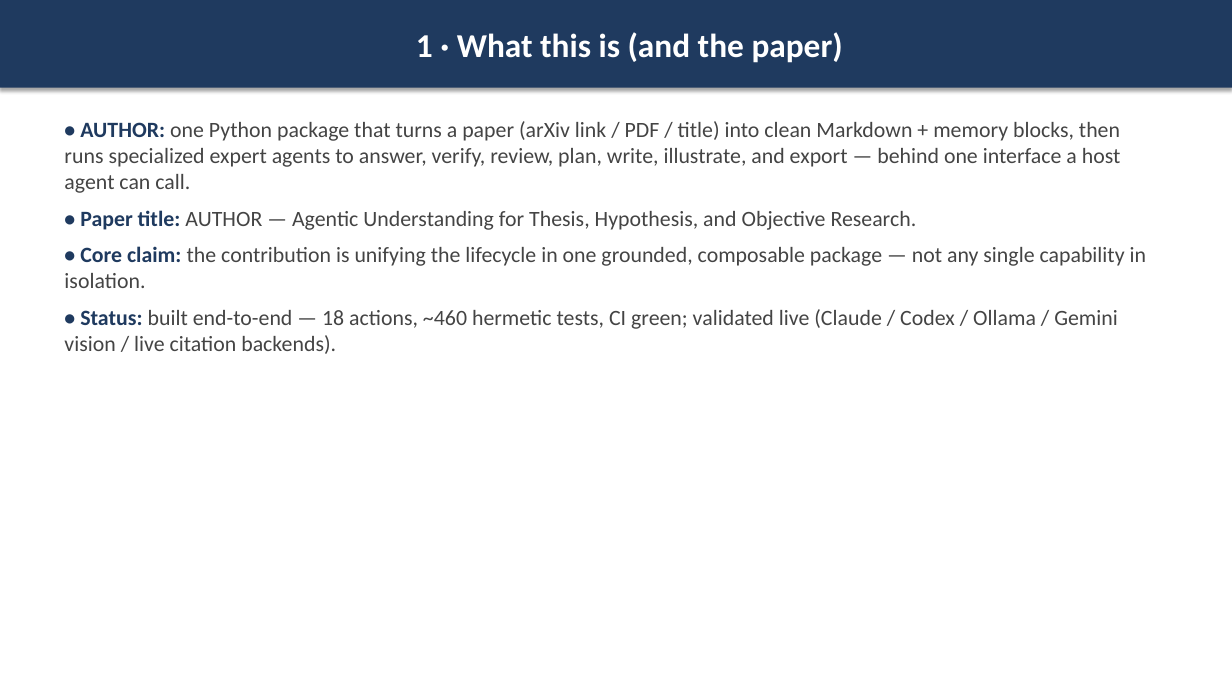
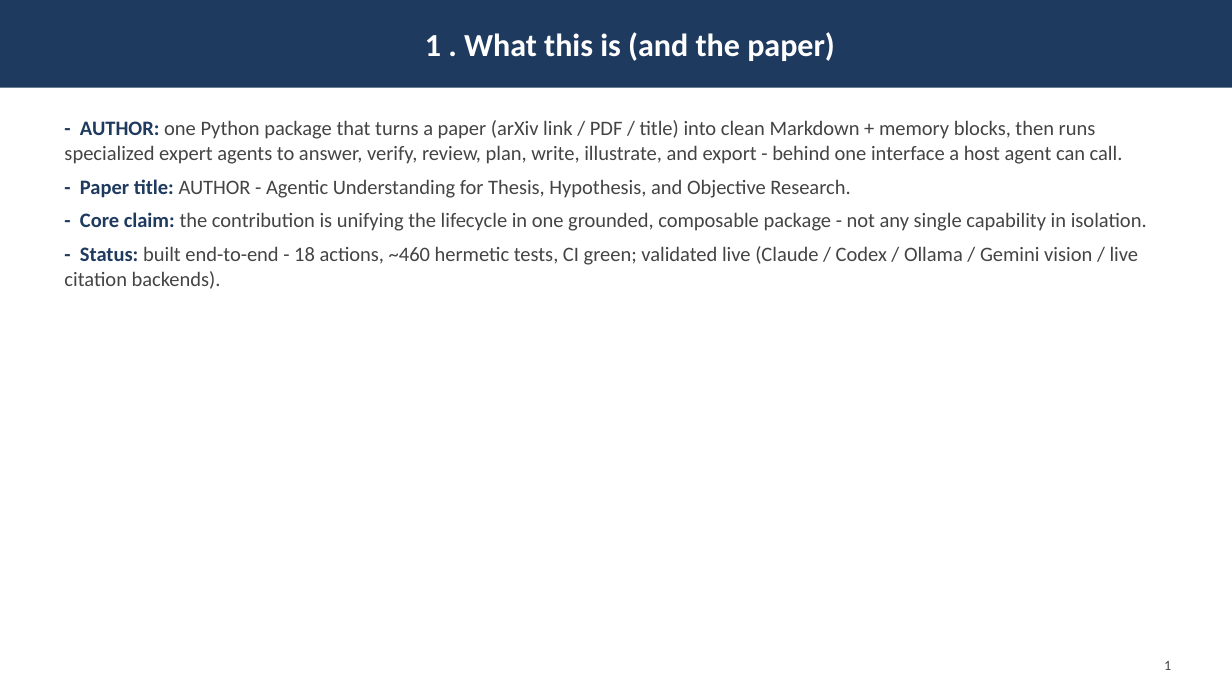
Before and after one commit to iowarp/clio-author, a slide deck: slide 2 of docs/AUTHOR.pptx. Drawn at 1232x693 pixels with LibreOffice and Linux fonts; fonts in the diff are those of the drawing. Boxes give left, top, right and bottom in pixels: in the first picture for what was removed or moved away, otherwise in the second. Text is boxed around its words. In the diff, an @@ line names an element or a change of style, - is before the commit and + after.

```diff
--- a/docs/AUTHOR.pptx
+++ b/docs/AUTHOR.pptx
@@ rectangle "1 . What this is ..." at bbox=[0, 0, 1232, 88]: shadow off @@
@@ text in rectangle at bbox=[425, 32, 835, 61]: text changed; size 26 to 25 pt @@
-1 · What this is (and the paper)
+1 . What this is (and the paper)
@@ text at bbox=[64, 120, 1147, 289]: text changed; size 17 to 16 pt @@
-• AUTHOR: one Python package that turns a paper (arXiv link / PDF / title) into clean Markdown + memory blocks, then runs specialized expert agents to answer, verify, review, plan, write, illustrate, and export — behind one interface a host agent can call.
-• Paper title: AUTHOR — Agentic Understanding for Thesis, Hypothesis, and Objective Research.
-• Core claim: the contribution is unifying the lifecycle in one grounded, composable package — not any single capability in isolation.
-• Status: built end-to-end — 18 actions, ~460 hermetic tests, CI green; validated live (Claude / Codex / Ollama / Gemini vision / live citation backends).
+- AUTHOR: one Python package that turns a paper (arXiv link / PDF / title) into clean Markdown + memory blocks, then runs specialized expert agents to answer, verify, review, plan, write, illustrate, and export - behind one interface a host agent can call.
+- Paper title: AUTHOR - Agentic Understanding for Thesis, Hypothesis, and Objective Research.
+- Core claim: the contribution is unifying the lifecycle in one grounded, composable package - not any single capability in isolation.
+- Status: built end-to-end - 18 actions, ~460 hermetic tests, CI green; validated live (Claude / Codex / Ollama / Gemini vision / live citation backends).
@@ text added at bbox=[1164, 661, 1171, 670], 11 pt, text #444444 @@
+1
```
Also in this commit, not shown: 10 other slides changed, 2 slides added, 3 other files.
